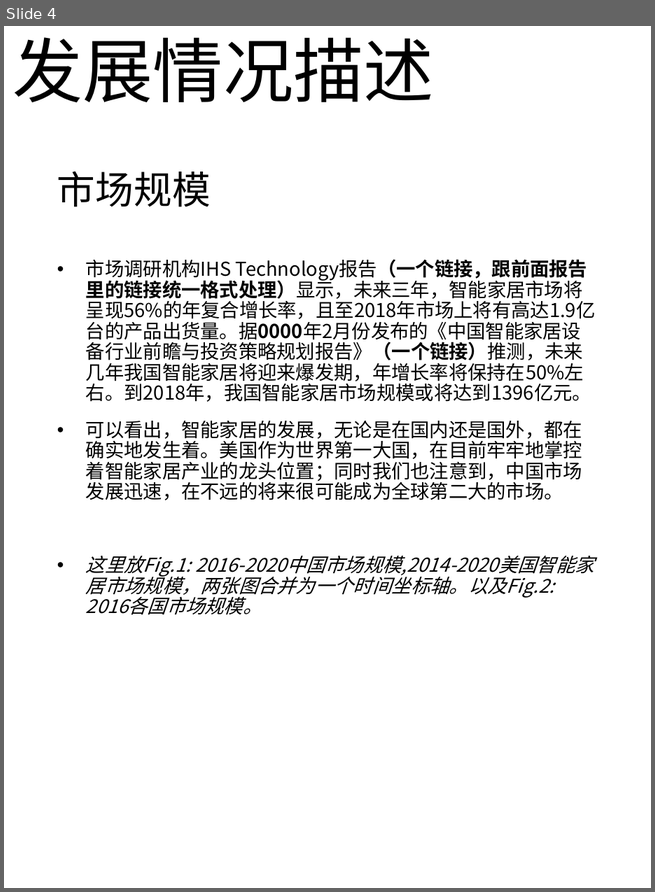
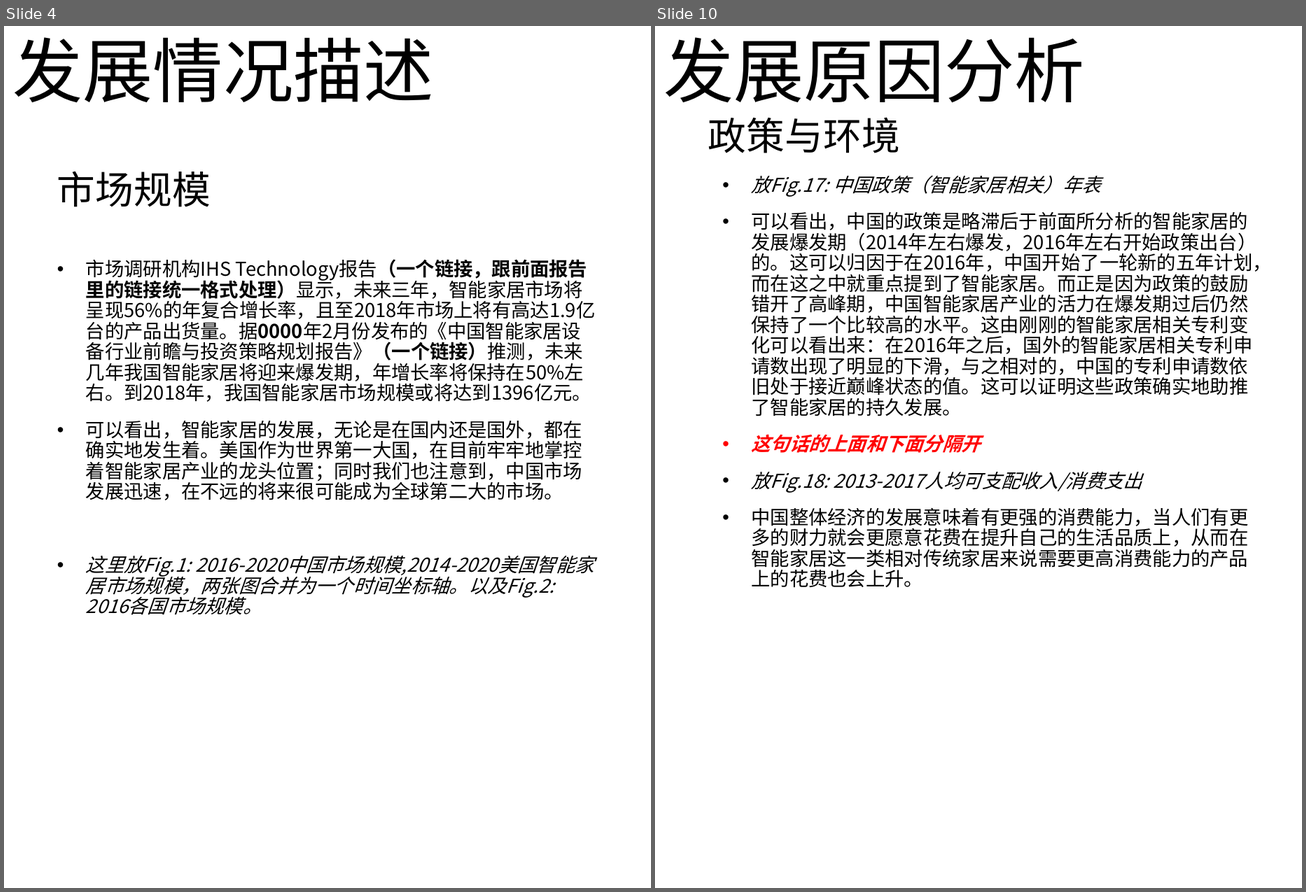
Before and after one commit to RLi43/Industry-Frontier, a slide deck: 市场/排版.pptx. Shown side by side, each under a label of ours: slide 4 before the commit, slides 4 and 10 after it; the slides between them are not shown. The pictures are 655x892 and 1306x892 pixels, drawn with LibreOffice and Linux fonts; fonts in the diff are those of the drawing. Boxes give left, top, right and bottom in pixels: in the first picture for what was removed or moved away, otherwise in the second. Text is boxed around its words. In the diff, an @@ line names an element or a change of style, - is before the commit and + after.

Commit message:
发展情况和原因分析基本上弄完了，.md里面还有几个问题

```diff
--- a/市场/排版.pptx
+++ b/市场/排版.pptx
@@ slide 10 added at bbox=[655, 26, 1302, 888], background #FFFFFF @@
@@ title added at bbox=[663, 37, 1085, 103], 58.7 pt, text #000000 @@
+发展原因分析
@@ text added at bbox=[708, 117, 900, 153], 32 pt, text #000000 @@
+政策与环境
@@ text added at bbox=[751, 175, 1271, 588], 16 pt, text #000000 @@
+• 放Fig.17: 中国政策（智能家居相关）年表
+• 可以看出，中国的政策是略滞后于前面所分析的智能家居的发展爆发期（2014年左右爆发，2016年左右开始政策出台）的。这可以归因于在2016年，中国开始了一轮新的五年计划，而在这之中就重点提到了智能家居。而正是因为政策的鼓励错开了高峰期，中国智能家居产业的活力在爆发期过后仍然保持了一个比较高的水平。这由刚刚的智能家居相关专利变化可以看出来：在2016年之后，国外的智能家居相关专利申请数出现了明显的下滑，与之相对的，中国的专利申请数依旧处于接近巅峰状态的值。这可以证明这些政策确实地助推了智能家居的持久发展。
+• 这句话的上面和下面分隔开
+• 放Fig.18: 2013-2017人均可支配收入/消费支出
+• 中国整体经济的发展意味着有更强的消费能力，当人们有更多的财力就会更愿意花费在提升自己的生活品质上，从而在智能家居这一类相对传统家居来说需要更高消费能力的产品上的花费也会上升。
```
Also in this commit, not shown: 3 slides changed, 4 other slides added, 1 other file.
